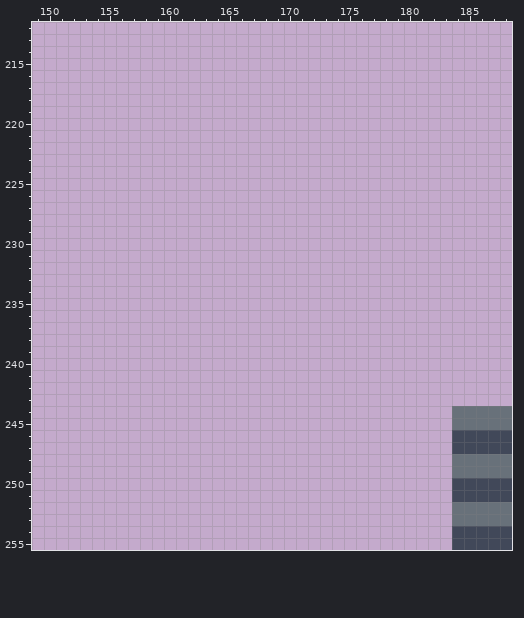
Pixel-art file: Assets/Tileset/Rooms.ase. This is how it looked before the edit.
256x256 pixels, 1 frame. Shown: x 149..188, y 212..255.
After the commit:
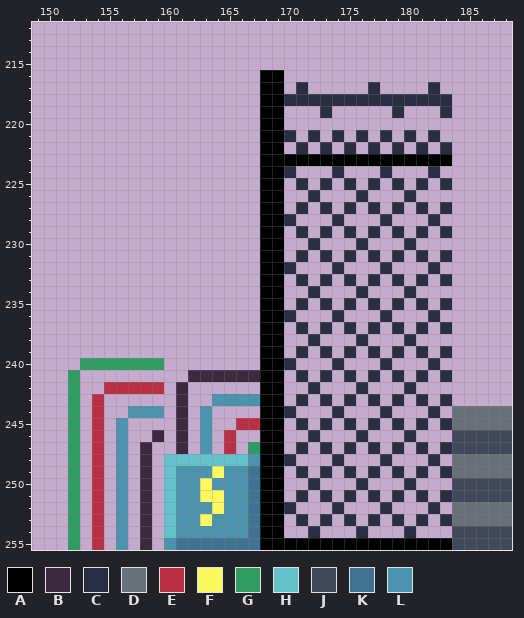
Palette (. is transparent): A #000000  B #3c2940  C #2b2e42  D #68717a  E #b92f43  F #fcf960  G #309c62  H #63c2c9  J #414859  K #417291  L #4c93ad
From old to new:
Layer "Walls":
y 216: x 168..169 .. -> AA
y 217: x 168..169 .. -> AA; x 171 . -> C; x 177 . -> C; x 182 . -> C
y 218: x 168..183 ................ -> AACCCCCCCCCCCCCC
y 219: x 168..169 .. -> AA; x 173 . -> C; x 179 . -> C; x 183 . -> C
y 220: x 168..169 .. -> AA
y 221: x 168..170 ... -> AAC; x 172 . -> C; x 174 . -> C; x 176 . -> C; x 178 . -> C; x 180 . -> C; x 182 . -> C
y 222: x 168..169 .. -> AA; x 171 . -> C; x 173 . -> C; x 175 . -> C; x 177 . -> C; x 179 . -> C; x 181 . -> C; x 183 . -> C
y 223: x 168..183 ................ -> AAAAAAAAAAAAAAAA
y 224: x 168..170 ... -> AAC; x 174 . -> C; x 178 . -> C; x 182 . -> C
y 225: x 168..169 .. -> AA; x 171 . -> C; x 173 . -> C; x 175 . -> C; x 177 . -> C; x 179 . -> C; x 181 . -> C; x 183 . -> C
y 226: x 168..169 .. -> AA; x 172 . -> C; x 176 . -> C; x 180 . -> C
y 227: x 168..169 .. -> AA; x 171 . -> C; x 173 . -> C; x 175 . -> C; x 177 . -> C; x 179 . -> C; x 181 . -> C; x 183 . -> C
y 228: x 168..170 ... -> AAC; x 174 . -> C; x 178 . -> C; x 182 . -> C
y 229: x 168..169 .. -> AA; x 171 . -> C; x 173 . -> C; x 175 . -> C; x 177 . -> C; x 179 . -> C; x 181 . -> C; x 183 . -> C
y 230: x 168..169 .. -> AA; x 172 . -> C; x 176 . -> C; x 180 . -> C
y 231: x 168..169 .. -> AA; x 171 . -> C; x 173 . -> C; x 175 . -> C; x 177 . -> C; x 179 . -> C; x 181 . -> C; x 183 . -> C
y 232: x 168..170 ... -> AAC; x 174 . -> C; x 178 . -> C; x 182 . -> C
y 233: x 168..169 .. -> AA; x 171 . -> C; x 173 . -> C; x 175 . -> C; x 177 . -> C; x 179 . -> C; x 181 . -> C; x 183 . -> C
y 234: x 168..169 .. -> AA; x 172 . -> C; x 176 . -> C; x 180 . -> C
y 235: x 168..169 .. -> AA; x 171 . -> C; x 173 . -> C; x 175 . -> C; x 177 . -> C; x 179 . -> C; x 181 . -> C; x 183 . -> C
y 236: x 168..170 ... -> AAC; x 174 . -> C; x 178 . -> C; x 182 . -> C
y 237: x 168..169 .. -> AA; x 171 . -> C; x 173 . -> C; x 175 . -> C; x 177 . -> C; x 179 . -> C; x 181 . -> C; x 183 . -> C
y 238: x 168..169 .. -> AA; x 172 . -> C; x 176 . -> C; x 180 . -> C
y 239: x 168..169 .. -> AA; x 171 . -> C; x 173 . -> C; x 175 . -> C; x 177 . -> C; x 179 . -> C; x 181 . -> C; x 183 . -> C
y 240: x 153..159 ....... -> GGGGGGG; x 168..170 ... -> AAC; x 174 . -> C; x 178 . -> C; x 182 . -> C
y 241: x 152 . -> G; x 162..169 ........ -> BBBBBBAA; x 171 . -> C; x 173 . -> C; x 175 . -> C; x 177 . -> C; x 179 . -> C; x 181 . -> C; x 183 . -> C
y 242: x 152 . -> G; x 155..159 ..... -> EEEEE; x 161 . -> B; x 168..169 .. -> AA; x 172 . -> C; x 176 . -> C; x 180 . -> C
y 243: x 152 . -> G; x 154 . -> E; x 161 . -> B; x 164..169 ...... -> LLLLAA; x 171 . -> C; x 173 . -> C; x 175 . -> C; x 177 . -> C; x 179 . -> C; x 181 . -> C; x 183 . -> C
y 244: x 152 . -> G; x 154 . -> E; x 157..159 ... -> LLL; x 161 . -> B; x 163 . -> L; x 168..170 ... -> AAC; x 174 . -> C; x 178 . -> C; x 182 . -> C
y 245: x 152 . -> G; x 154 . -> E; x 156 . -> L; x 161 . -> B; x 163 . -> L; x 166..169 .... -> EEAA; x 171 . -> C; x 173 . -> C; x 175 . -> C; x 177 . -> C; x 179 . -> C; x 181 . -> C; x 183 . -> C
y 246: x 152 . -> G; x 154 . -> E; x 156 . -> L; x 159 . -> B; x 161 . -> B; x 163 . -> L; x 165 . -> E; x 168..169 .. -> AA; x 172 . -> C; x 176 . -> C; x 180 . -> C
y 247: x 152 . -> G; x 154 . -> E; x 156 . -> L; x 158 . -> B; x 161 . -> B; x 163 . -> L; x 165 . -> E; x 167..169 ... -> GAA; x 171 . -> C; x 173 . -> C; x 175 . -> C; x 177 . -> C; x 179 . -> C; x 181 . -> C; x 183 . -> C
y 248: x 152 . -> G; x 154 . -> E; x 156 . -> L; x 158 . -> B; x 160..170 ........... -> HHHHHHHLAAC; x 174 . -> C; x 178 . -> C; x 182 . -> C
y 249: x 152 . -> G; x 154 . -> E; x 156 . -> L; x 158 . -> B; x 160..169 .......... -> HLLLFLLKAA; x 171 . -> C; x 173 . -> C; x 175 . -> C; x 177 . -> C; x 179 . -> C; x 181 . -> C; x 183 . -> C
y 250: x 152 . -> G; x 154 . -> E; x 156 . -> L; x 158 . -> B; x 160..169 .......... -> HLLFLLLKAA; x 172 . -> C; x 176 . -> C; x 180 . -> C
y 251: x 152 . -> G; x 154 . -> E; x 156 . -> L; x 158 . -> B; x 160..169 .......... -> HLLFFLLKAA; x 171 . -> C; x 173 . -> C; x 175 . -> C; x 177 . -> C; x 179 . -> C; x 181 . -> C; x 183 . -> C
y 252: x 152 . -> G; x 154 . -> E; x 156 . -> L; x 158 . -> B; x 160..170 ........... -> HLLLFLLKAAC; x 174 . -> C; x 178 . -> C; x 182 . -> C
y 253: x 152 . -> G; x 154 . -> E; x 156 . -> L; x 158 . -> B; x 160..169 .......... -> HLLFLLLKAA; x 171 . -> C; x 173 . -> C; x 175 . -> C; x 177 . -> C; x 179 . -> C; x 181 . -> C; x 183 . -> C
y 254: x 152 . -> G; x 154 . -> E; x 156 . -> L; x 158 . -> B; x 160..169 .......... -> HLLLLLLKAA; x 172 . -> C; x 176 . -> C; x 180 . -> C
y 255: x 152 . -> G; x 154 . -> E; x 156 . -> L; x 158 . -> B; x 160..183 ........................ -> LKKKKKKKAAAAAAAAAAAAAAAA
Pixel boxes of the changes (left, top, right, bottom) in both pictures:
added: (68, 70, 452, 550)
